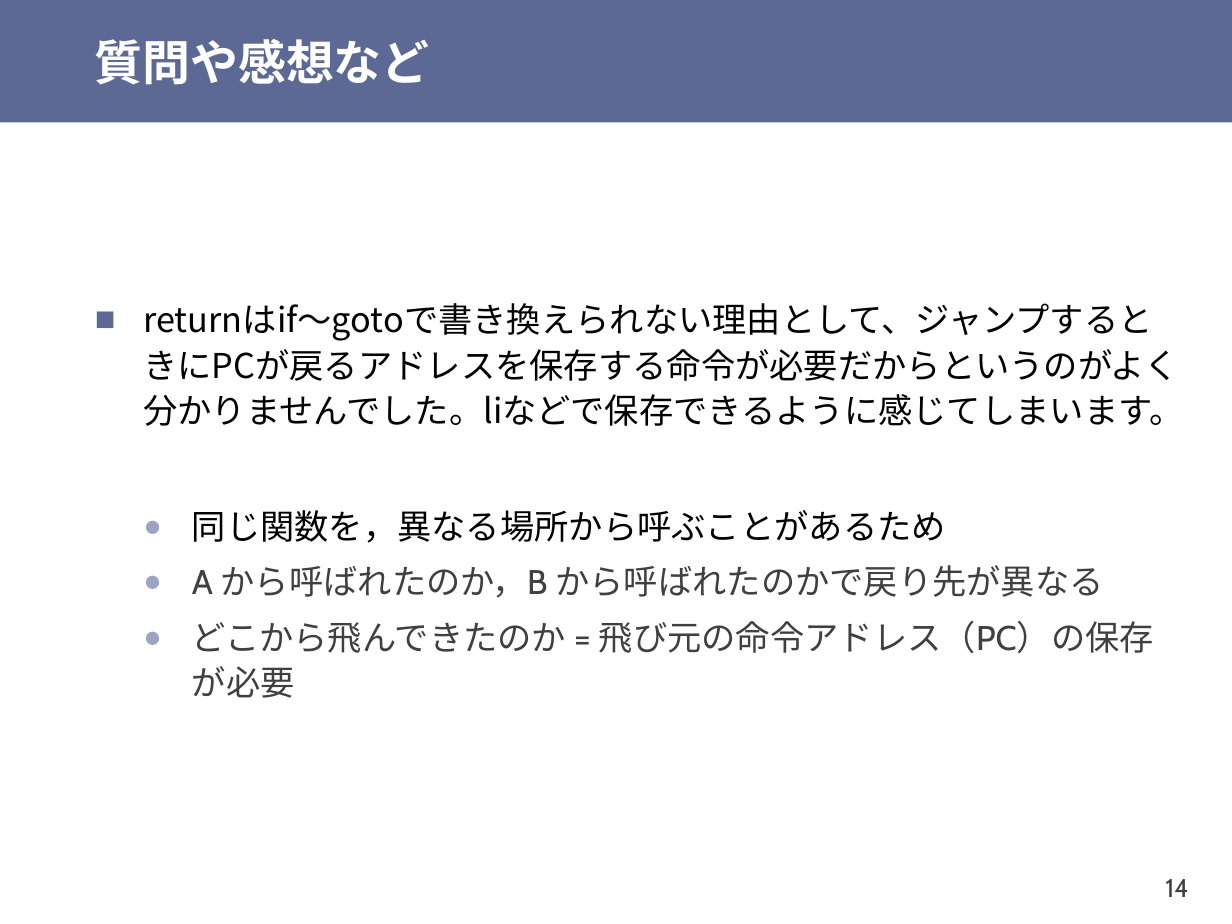
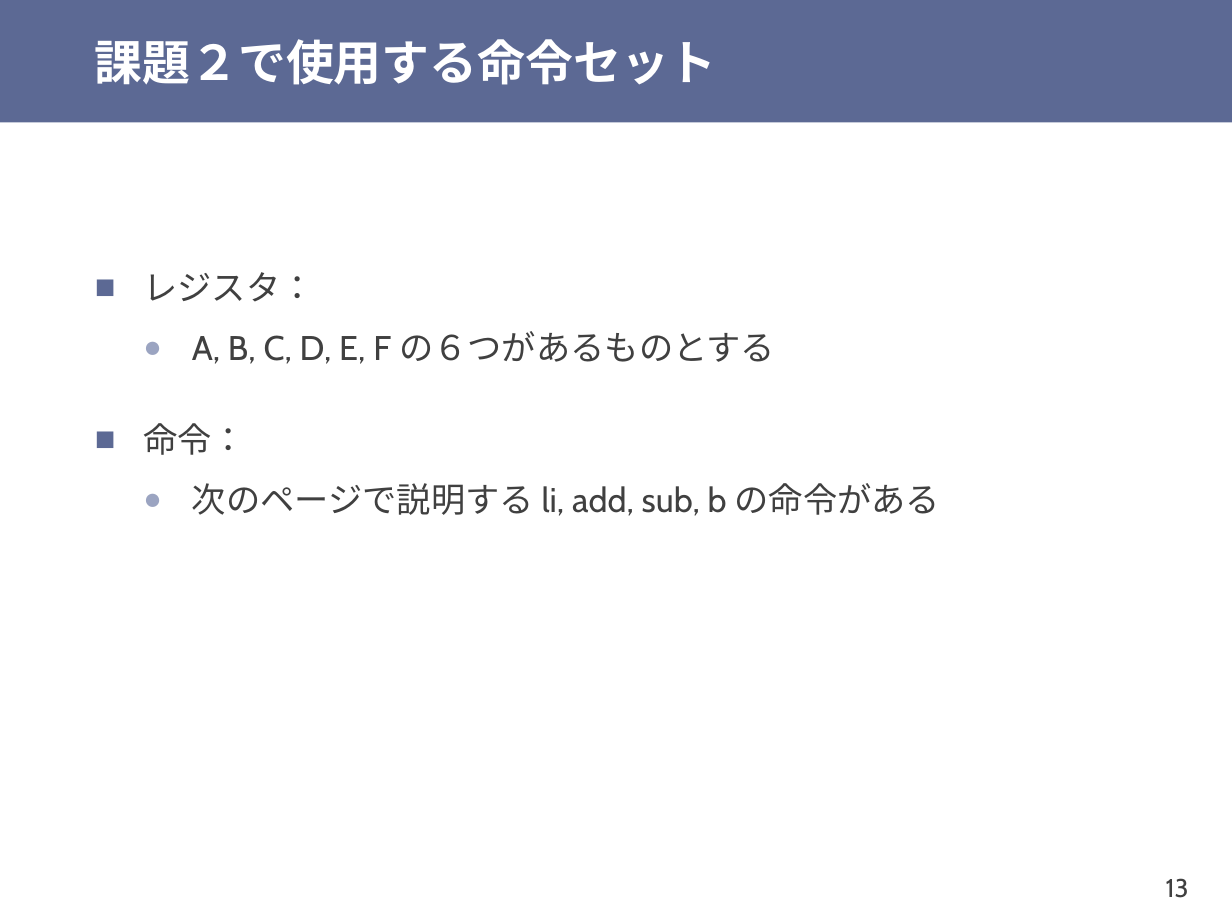
Before and after one commit to shioyadan/otya-computer-architecture-i, a slide deck: slide 13 of cai-shioya-03.pptx (slide 14 before the commit). Drawn at 1232x924 pixels with LibreOffice and Linux fonts; fonts in the diff are those of the drawing. Boxes give left, top, right and bottom in pixels: in the first picture for what was removed or moved away, otherwise in the second. Text is boxed around its words. In the diff, an @@ line names an element or a change of style, - is before the commit and + after.

```diff
--- a/cai-shioya-03.pptx
+++ b/cai-shioya-03.pptx
@@ title at (x1=95, y1=39, x2=717, y2=85): text changed @@
-質問や感想など
+課題２で使用する命令セット
@@ text at (x1=143, y1=272, x2=941, y2=516): text changed; font Noto Sans CJK JP to Cabin; text colour #000000 to #404040 @@
-■ returnはif〜gotoで書き換えられない理由として、ジャンプするときにPCが戻るアドレスを保存する命令が必要だからというのがよく分かりませんでした。liなどで保存できるように感じてしまいます。
-  ● 同じ関数を，異なる場所から呼ぶことがあるため
-  ● A から呼ばれたのか，B から呼ばれたのかで戻り先が異なる
-  ● どこから飛んできたのか = 飛び元の命令アドレス（PC）の保存が必要
+■ レジスタ：
+  ● A, B, C, D, E, F の６つがあるものとする
+■ 命令：
+  ● 次のページで説明する li, add, sub, b の命令がある
@@ page number at (x1=1166, y1=878, x2=1189, y2=898): text changed @@
-14
+13
```
Also in this commit, not shown: 18 other slides changed, 27 slides added, 24 slides removed, 1 other file.
